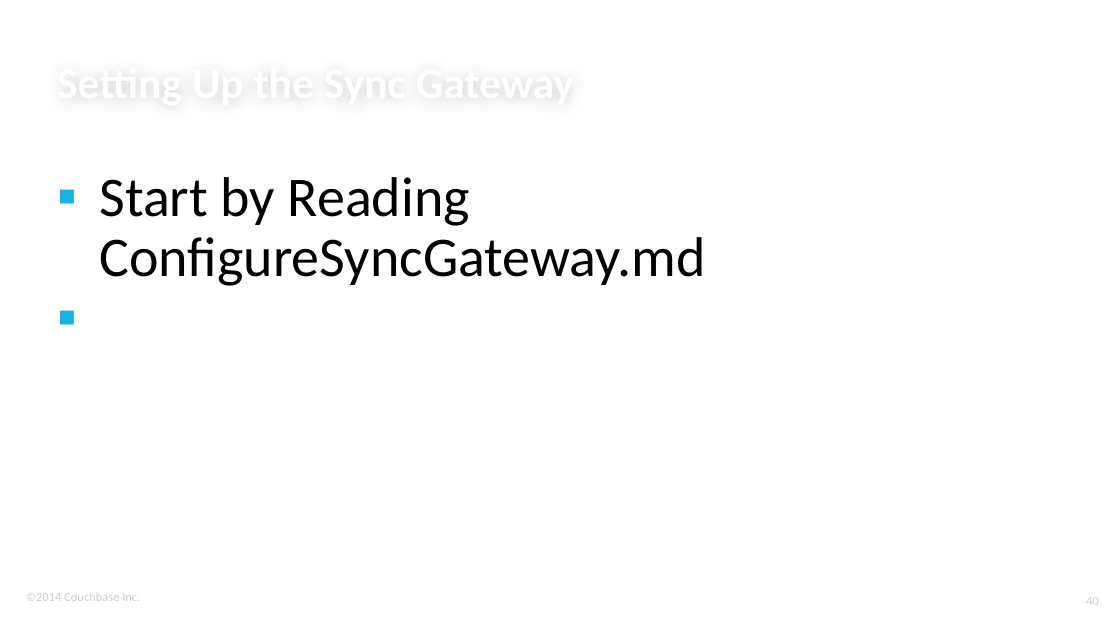
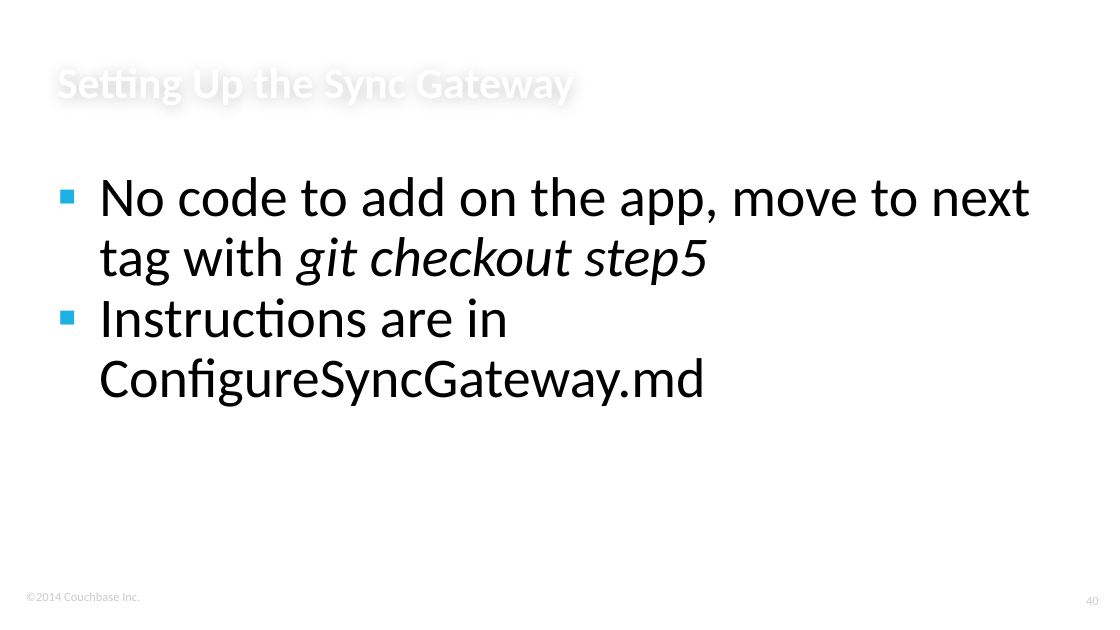
Before and after one commit to ldoguin/couchbase-mobile-android-workshop, a slide deck: slide 40 of AndroidWorkshopMasterDetailFlow.pptx. Drawn at 1120x630 pixels with LibreOffice and Linux fonts; fonts in the diff are those of the drawing; background and template pictures are left out. Boxes give left, top, right and bottom in pixels: in the first picture for what was removed or moved away, otherwise in the second. Text is boxed around its words. In the diff, an @@ line names an element or a change of style, - is before the commit and + after.

Commit message:
update the slides

```diff
--- a/AndroidWorkshopMasterDetailFlow.pptx
+++ b/AndroidWorkshopMasterDetailFlow.pptx
@@ text at (x1=99, y1=177, x2=1030, y2=407): text changed @@
-▪ Start by Reading ConfigureSyncGateway.md
+▪ No code to add on the app, move to next tag with git checkout step5
+▪ Instructions are in ConfigureSyncGateway.md
```
Also in this commit, not shown: 5 other slides changed.
